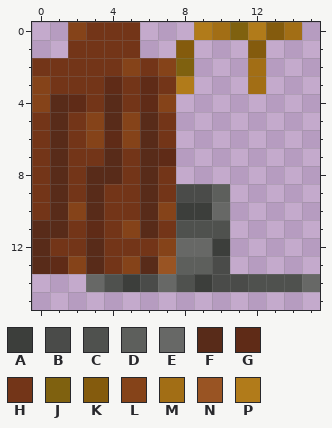
Pixel-art sprite, stored at src/main/resources/assets/dh/textures/models/nimbus.png. The first picture shows the starting point.
The file is 16x16 pixels. Colours within 5 levels of each other are drawn and written as one.
Palette (. is transparent): A #3c3e3b  B #4a4b49  C #4f514e  D #5d5f5c  E #676866  F #582b19  G #5f2b17  H #733518  J #7f610f  K #845b0d  L #854319  M #a26e15  N #995423  P #b17b1a
And afterwards:
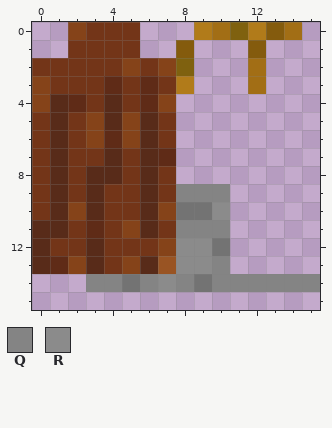
Colours new in this view: Q #848484  R #8b8b8b
Log entry: make nimbus dyeable
Difference:
{"colour":"A","old":"#3c3e3b","new":"#737373"}
{"y":9,"x":8,"old":"BBD","new":"QQQ"}
{"y":10,"x":10,"old":"E","new":"R"}
{"y":11,"x":8,"old":"CCC","new":"QQQ"}
{"y":12,"x":8,"old":"EE","new":"RR"}
{"y":13,"x":8,"old":"DDB","new":"RRQ"}
{"y":14,"x":3,"old":"EC","new":"QQ"}
{"y":14,"x":6,"old":"BEC","new":"QRQ"}
{"y":14,"x":10,"old":"BBCCCE","new":"QQQQQQ"}
